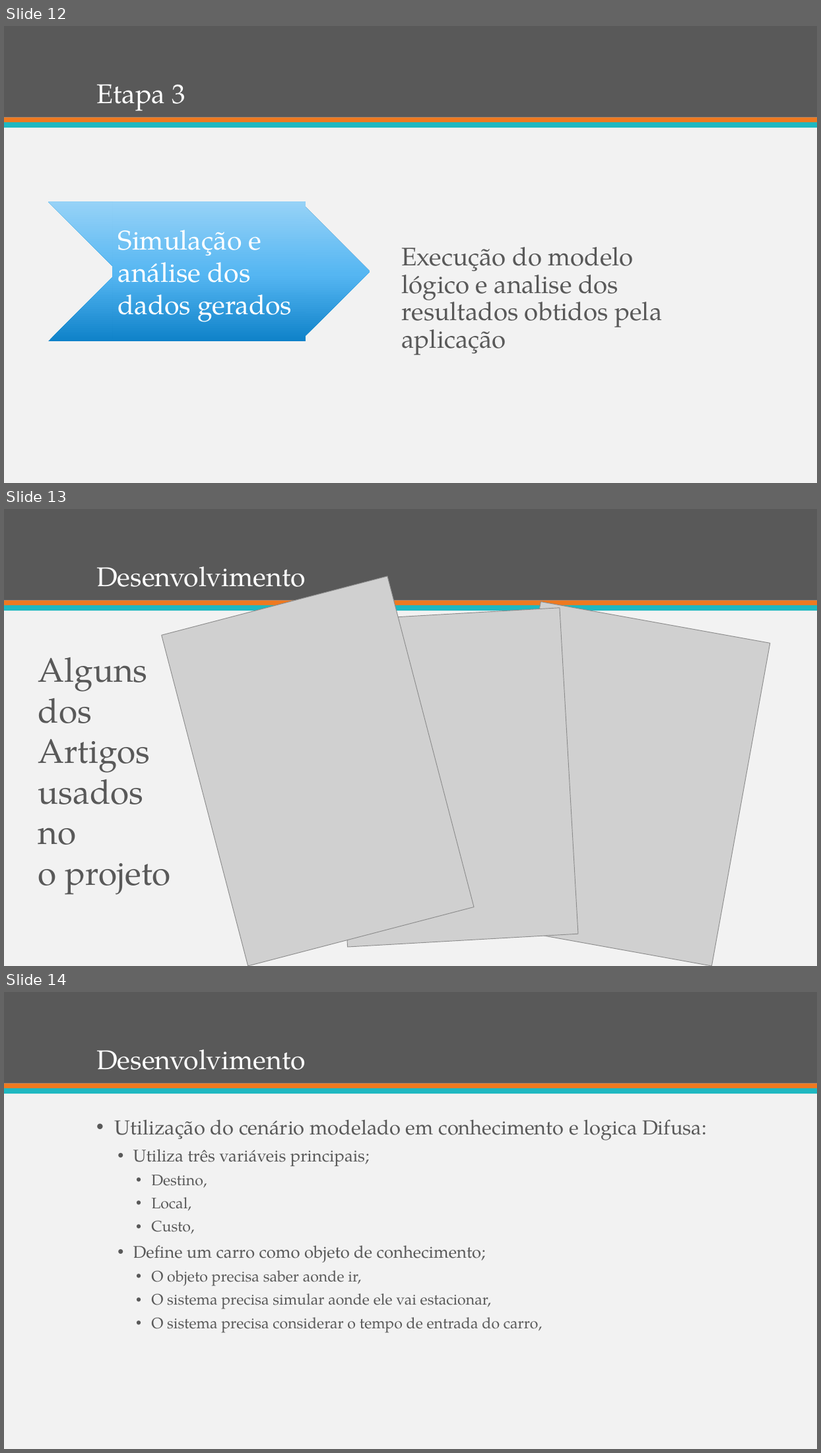
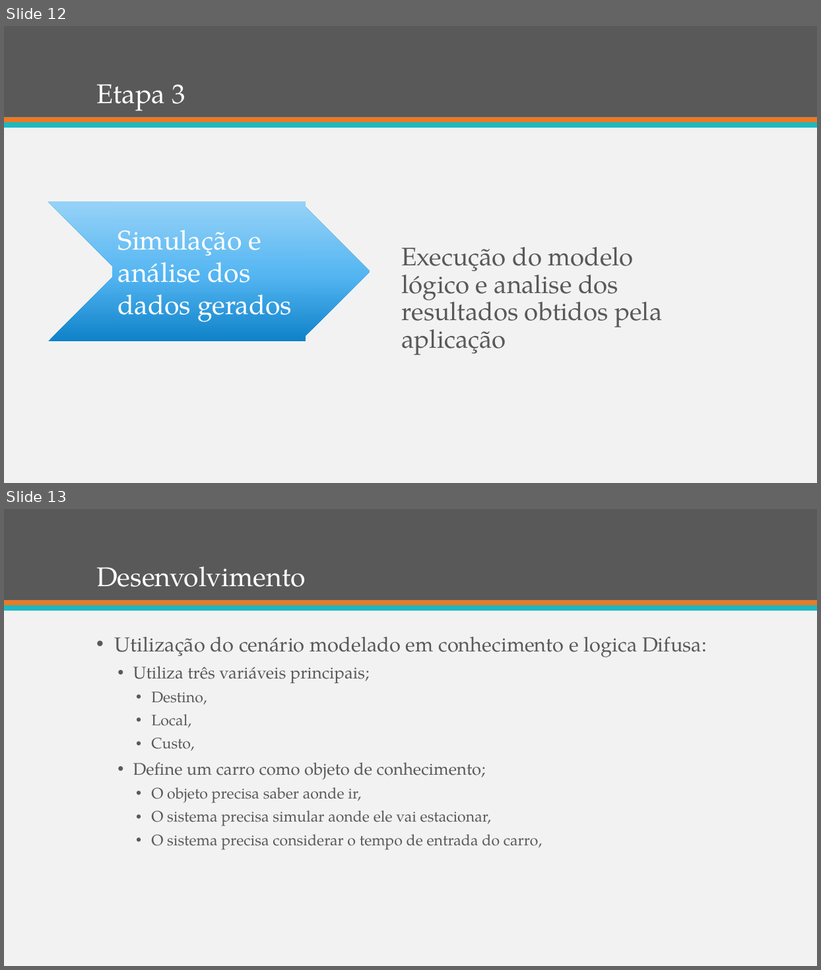
Before and after one commit to melize/Simulacao-Estacionamento-UNIVALI, a slide deck: Analise de Aplicacao para controle da superlotacao de.pptx. Shown one above the other, each under a label of ours: slides 12, 13 and 14 before the commit, slides 12 and 13 after it. The pictures are 821x1453 and 821x970 pixels, drawn with LibreOffice and Linux fonts; fonts in the diff are those of the drawing; grey boxes stand for pictures. Boxes give left, top, right and bottom in pixels: in the first picture for what was removed or moved away, otherwise in the second. Text is boxed around its words. In the diff, an @@ line names an element or a change of style, - is before the commit and + after.

```diff
--- a/Analise de Aplicacao para controle da superlotacao de.pptx
+++ b/Analise de Aplicacao para controle da superlotacao de.pptx
@@ slide 13 removed at (x1=4, y1=509, x2=817, y2=966), background #F2F2F2; not listed: 3 template elements that a slide beside it also shows @@
@@ title removed at (x1=96, y1=566, x2=305, y2=587) @@
-Desenvolvimento
@@ picture removed at (x1=162, y1=576, x2=474, y2=966) @@
@@ picture removed at (x1=482, y1=602, x2=770, y2=966) @@
@@ picture removed at (x1=329, y1=608, x2=578, y2=947) @@
@@ text removed at (x1=38, y1=657, x2=171, y2=895) @@
-Alguns dos Artigos
-usados no
-o projeto
@@ what was slide 14 is now slide 13 @@
```
Also in this commit, not shown: 4 slides added, 7 other slides removed, 1 other file.
